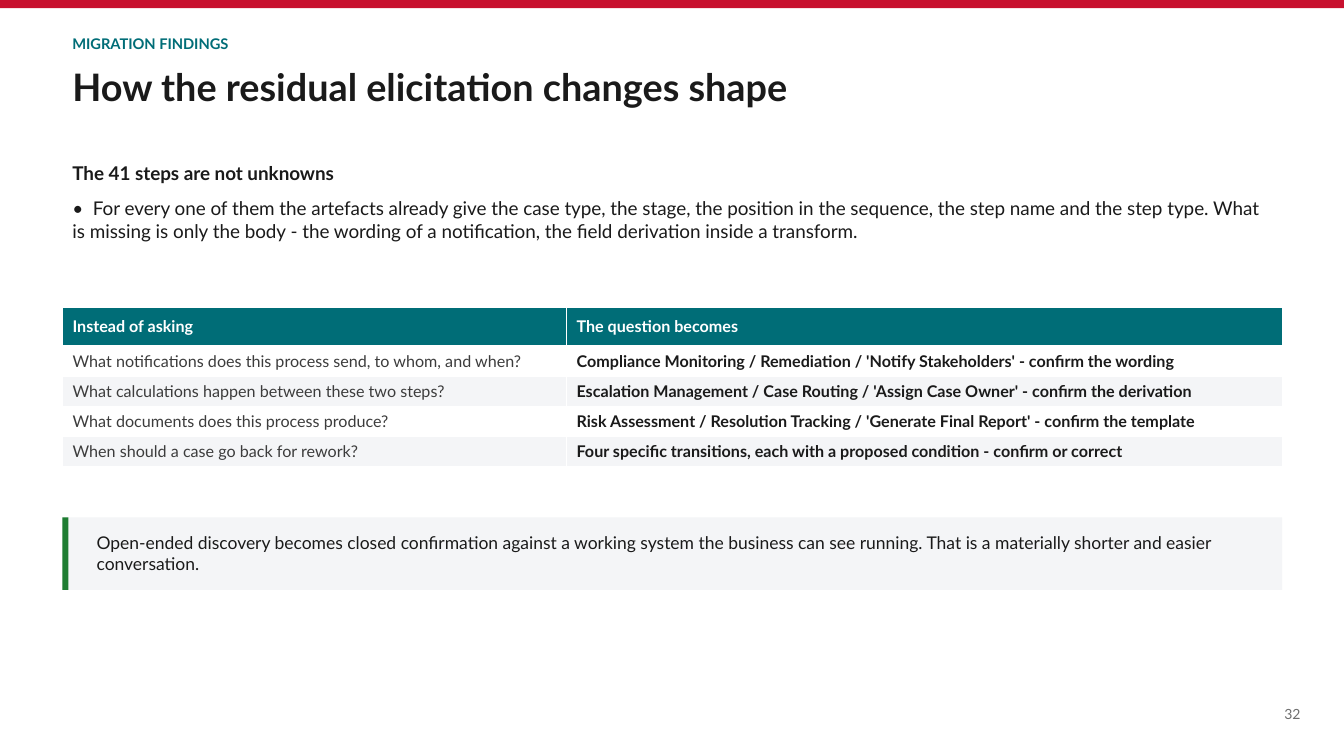
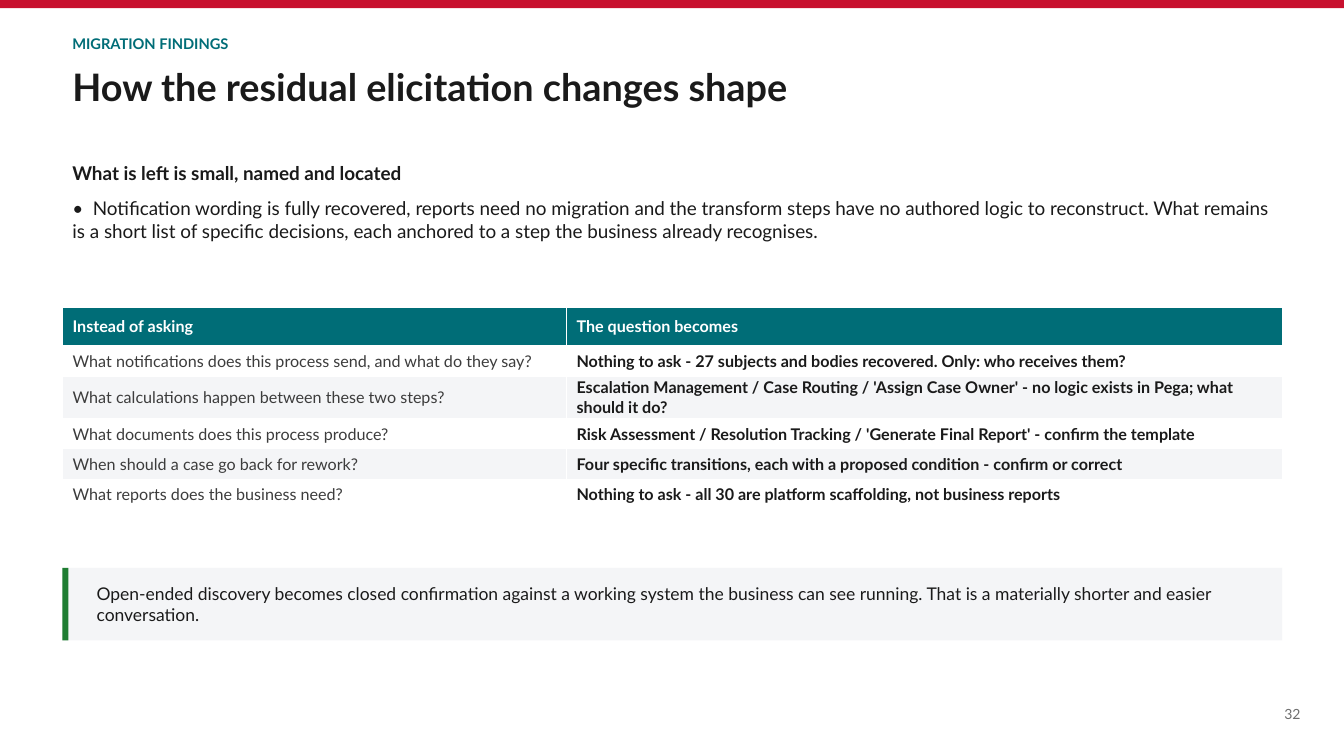
Before and after one commit to parclarke/LDD, a slide deck: slide 32 of lending-due-diligence-app/docs/Pega-to-PowerPlatform-Migration-PoC.pptx. Drawn at 1344x756 pixels with LibreOffice and Linux fonts; fonts in the diff are those of the drawing. Boxes give left, top, right and bottom in pixels: in the first picture for what was removed or moved away, otherwise in the second. Text is boxed around its words. In the diff, an @@ line names an element or a change of style, - is before the commit and + after.

```diff
--- a/lending-due-diligence-app/docs/Pega-to-PowerPlatform-Migration-PoC.pptx
+++ b/lending-due-diligence-app/docs/Pega-to-PowerPlatform-Migration-PoC.pptx
@@ text at (72,166,1268,242): text changed @@
-The 41 steps are not unknowns
-• For every one of them the artefacts already give the case type, the stage, the position in the sequence, the step name and the step type. What is missing is only the body - the wording of a notification, the field derivation inside a transform.
+What is left is small, named and located
+• Notification wording is fully recovered, reports need no migration and the transform steps have no authored logic to reconstruct. What remains is a short list of specific decisions, each anchored to a step the business already recognises.
@@ table at (63,308,1282,507) @@
-row 2, column 1: What notifications does this process send, to whom, and when?
+row 2, column 1: What notifications does this process send, and what do they say?
-row 2, column 2: Compliance Monitoring / Remediation / 'Notify Stakeholders' - confirm the wording
+row 2, column 2: Nothing to ask - 27 subjects and bodies recovered. Only: who receives them?
-row 3, column 2: Escalation Management / Case Routing / 'Assign Case Owner' - confirm the derivation
+row 3, column 2: Escalation Management / Case Routing / 'Assign Case Owner' - no logic exists in Pega; what should it do?
+row 6: What reports does the business need? | Nothing to ask - all 30 are platform scaffolding, not business reports
@@ 2 rectangles, 1 text: place and size @@
-2 rectangles, 1 text at (63,517,1282,590)
+2 rectangles, 1 text at (63,568,1282,640)
```
Also in this commit, not shown: 5 other slides changed, 1 other file.
